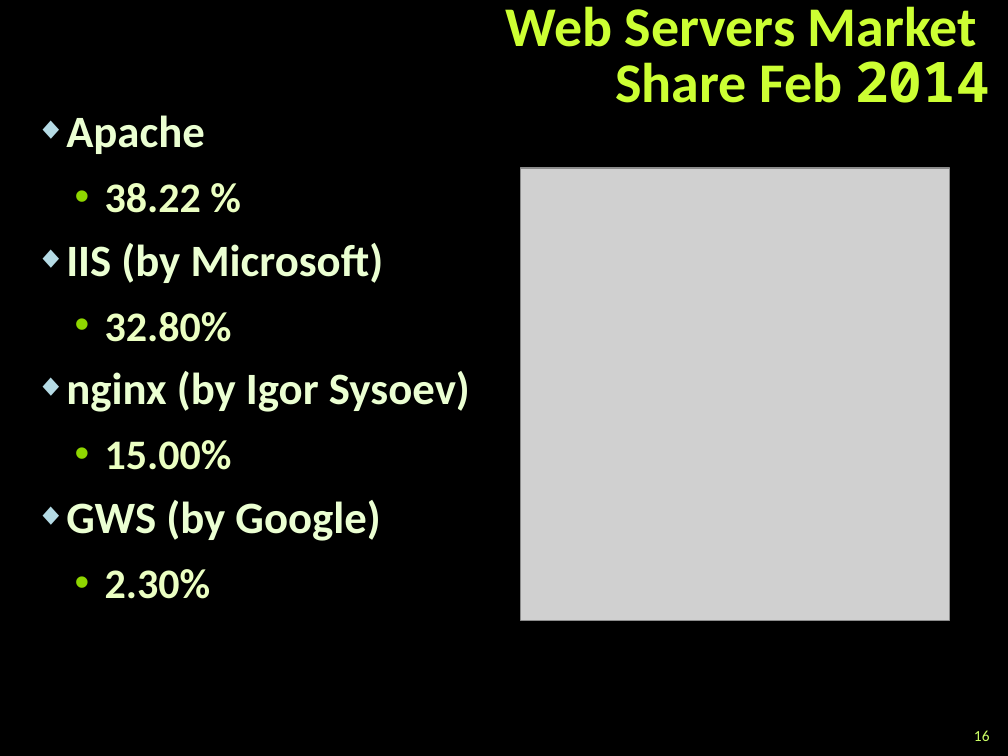
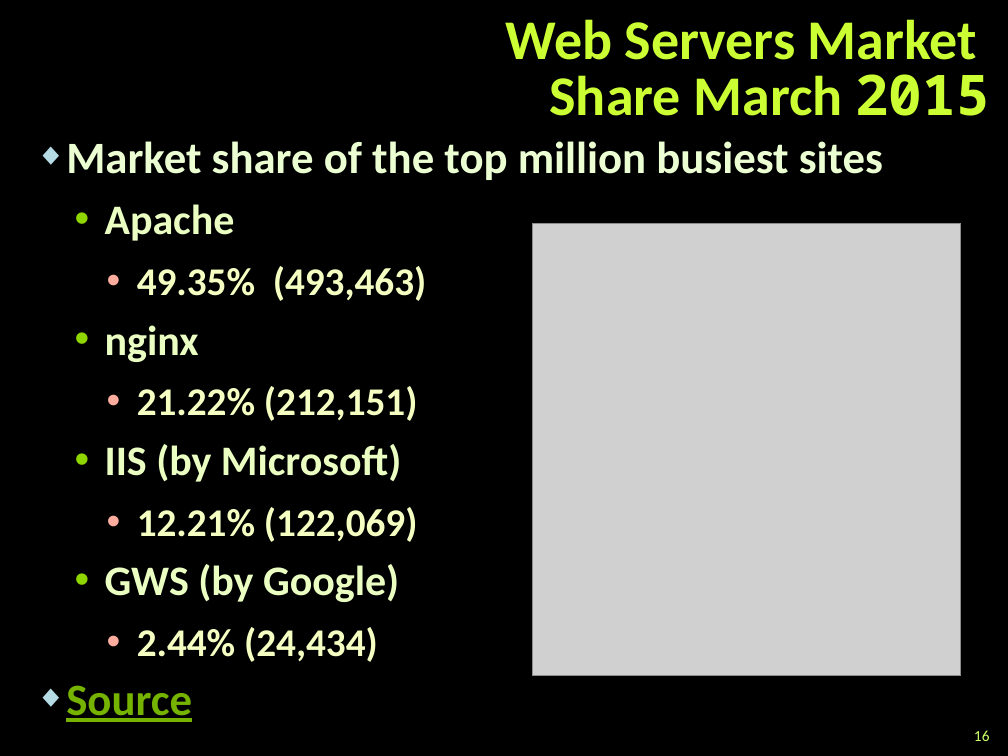
Before and after one commit to tddold/Telerik-Academy, a slide deck: slide 16 of Web Design &UI/1. HTML Basics/Presentations/Web-Technologies-Basics.pptx. Drawn at 1008x756 pixels with LibreOffice and Linux fonts; fonts in the diff are those of the drawing; grey boxes stand for pictures; background and template pictures are left out. Boxes give left, top, right and bottom in pixels: in the first picture for what was removed or moved away, otherwise in the second. Text is boxed around its words. In the diff, an @@ line names an element or a change of style, - is before the commit and + after.

```diff
--- a/Web Design &UI/1. HTML Basics/Presentations/Web-Technologies-Basics.pptx
+++ b/Web Design &UI/1. HTML Basics/Presentations/Web-Technologies-Basics.pptx
@@ title at (505, 19, 989, 116): text changed @@
-Web Servers Market
-Share Feb 2014
+Web Servers Market
+Share March 2015
@@ text "Market share of the top ...": place and size @@
-text "Market share of the top ..." at (66, 115, 470, 599)
+text "Market share of the top ..." at (66, 141, 883, 722)
@@ text at (66, 141, 883, 180): paragraph added @@
+◆ Market share of the top million busiest sites
@@ text at (105, 204, 401, 602): size 32 to 30 pt, text colour #EBFFD2 to #EBFFC2 in "Apache", "IIS (by Microsoft)", "GWS (by Google)"; bullet ◆ to •; list level 1 to 2 in "Apache"; bullet colour #B5DBE5 to #8FD600; list level 1 to 2 in "IIS (by Microsoft)"; list level 1 to 2 in "GWS (by Google)" @@
@@ picture: place and size @@
-picture at (521, 168, 950, 621)
+picture at (532, 223, 961, 675)
@@ text at (105, 266, 427, 421): text changed; size 30 to 28 pt; text colour #EBFFC2 to #F5FFC2 @@
-  • 38.22 %
+    • 49.35% (493,463)
+  • nginx
+    • 21.22% (212,151)
@@ text at (137, 507, 418, 542): text changed; size 32 to 28 pt; text colour #EBFFD2 to #F5FFC2 @@
-  • 32.80%
-◆ nginx (by Igor Sysoev)
-  • 15.00%
+    • 12.21% (122,069)
@@ text at (66, 627, 378, 722): text changed; size 30 to 28 pt; text colour #EBFFC2 to #F5FFC2 @@
-  • 2.30%
+    • 2.44% (24,434)
+◆ Source
```
Also in this commit, not shown: 11 other slides changed, 1 slide added, 10 other files.
